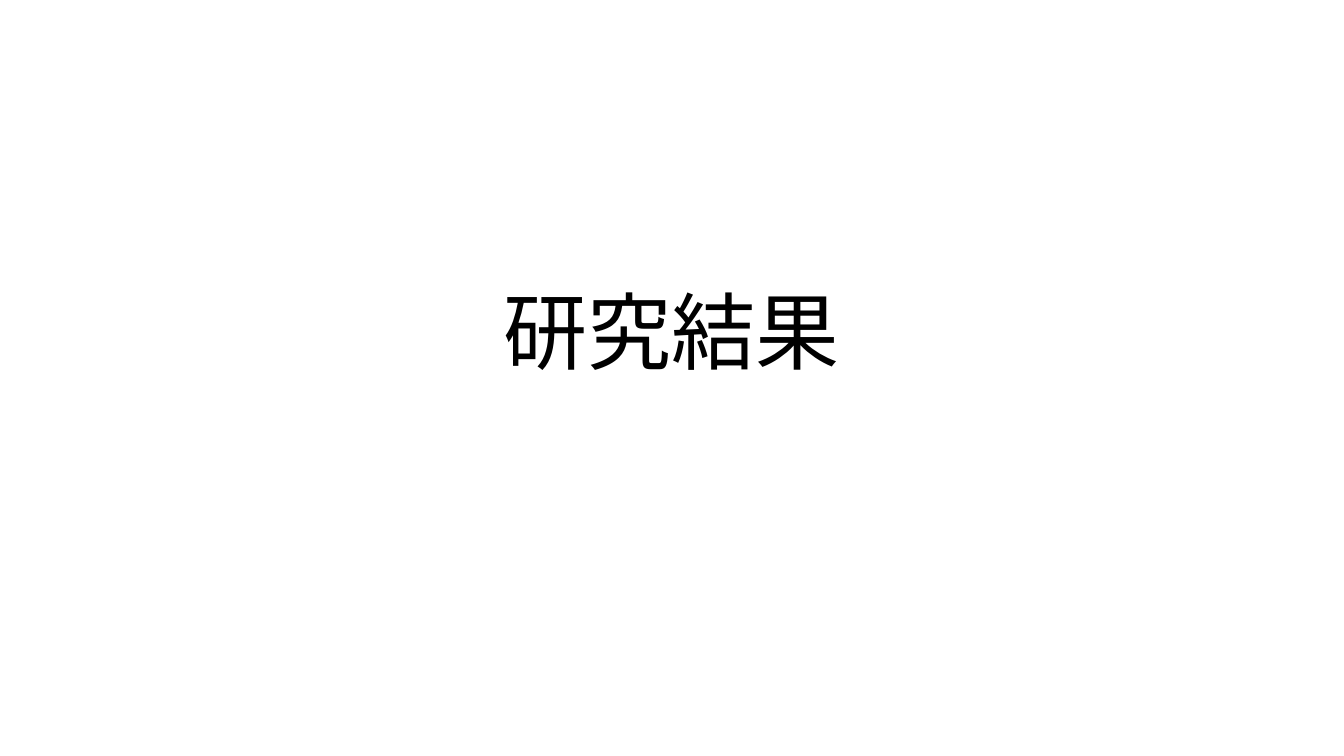
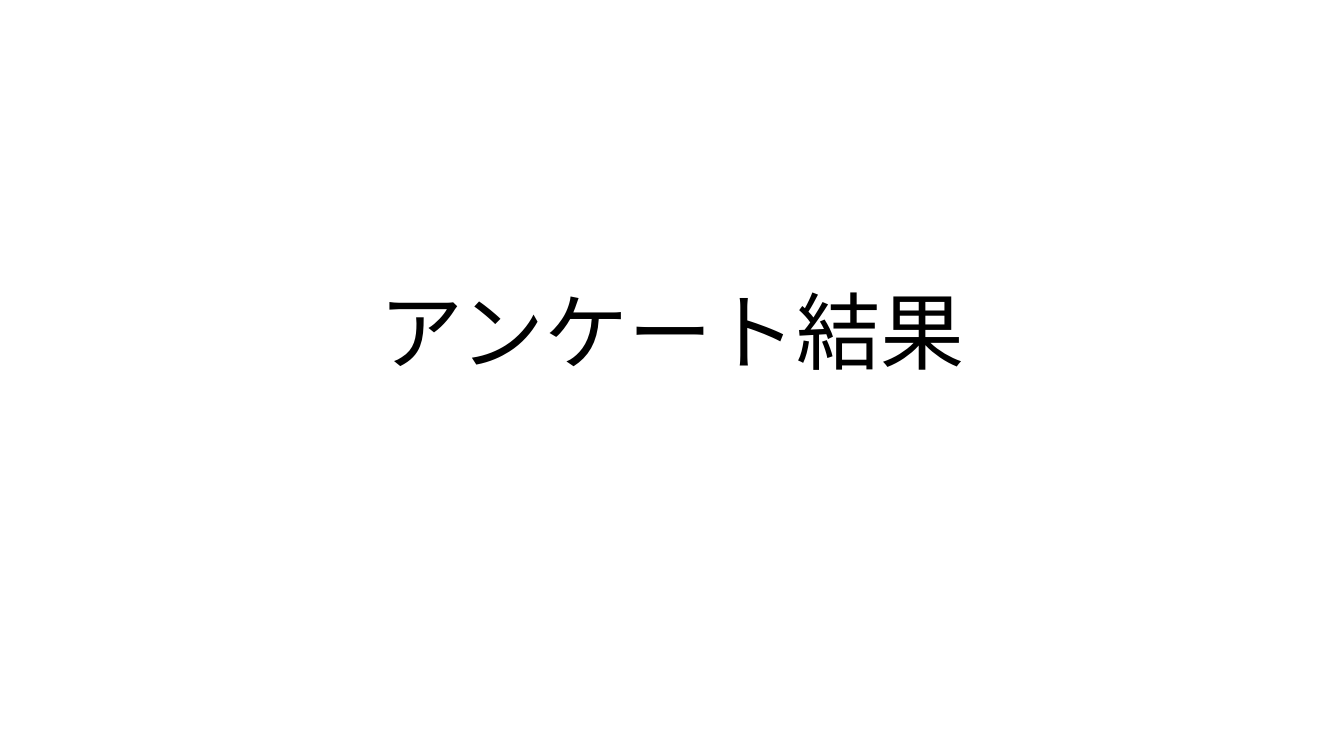
Before and after one commit to R4HB02-teamR/-R, a slide deck: slide 18 of progress/樫本/2022_0203クラス内発表.pptx (slide 15 before the commit). Drawn at 1344x756 pixels with LibreOffice and Linux fonts; fonts in the diff are those of the drawing. Boxes give left, top, right and bottom in pixels: in the first picture for what was removed or moved away, otherwise in the second. Text is boxed around its words. In the diff, an @@ line names an element or a change of style, - is before the commit and + after.

```diff
--- a/progress/樫本/2022_0203クラス内発表.pptx
+++ b/progress/樫本/2022_0203クラス内発表.pptx
@@ title at bbox=[380, 292, 965, 370]: text changed @@
-研究結果
+アンケート結果
```
Also in this commit, not shown: 10 other slides changed, 10 slides added, 2 slides removed, 1 other file.
